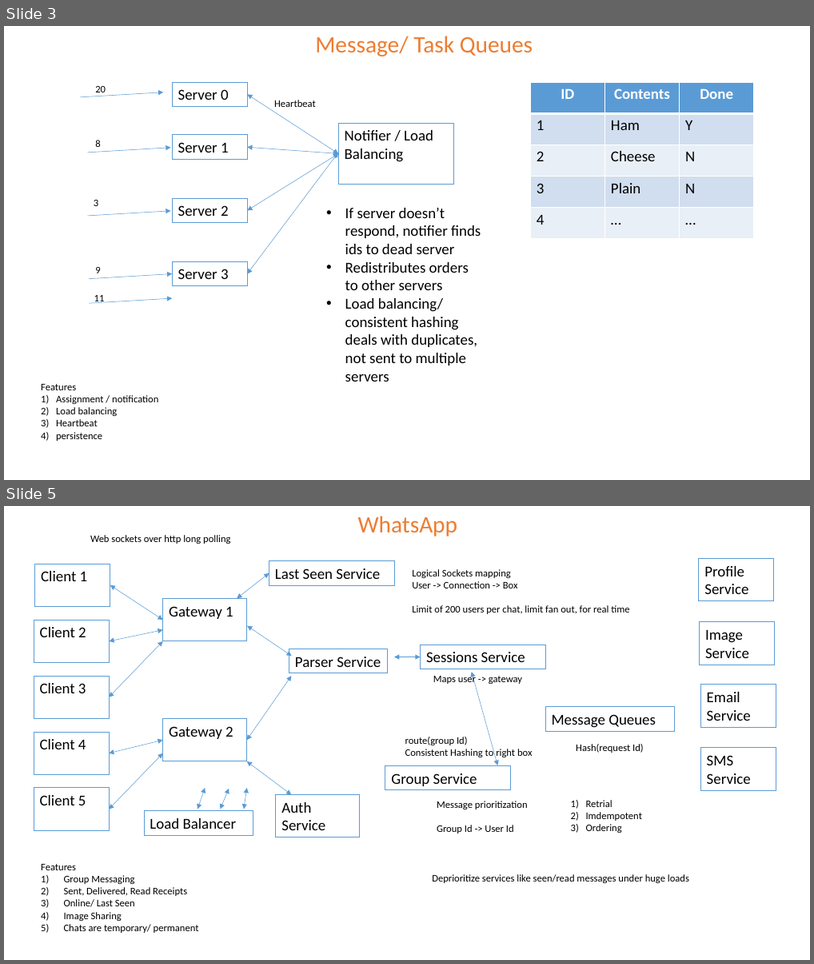
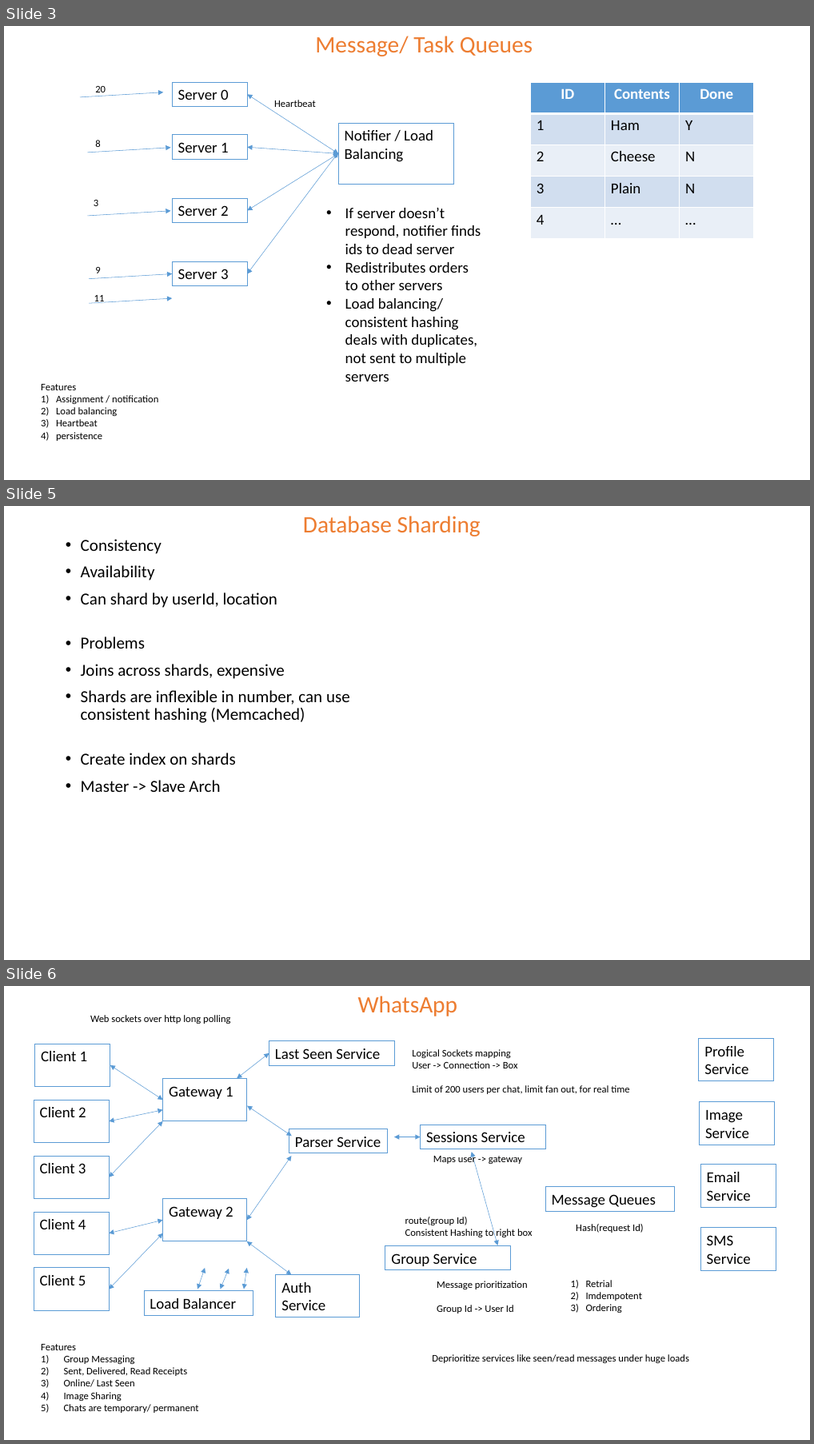
Before and after one commit to the-potato-man/Leetcode, a slide deck: design/System Design Notes.pptx. Shown one above the other, each under a label of ours: slides 3 and 5 before the commit, slides 3, 5 and 6 after it; the slides between them are not shown. The pictures are 814x964 and 814x1444 pixels, drawn with LibreOffice and Linux fonts; fonts in the diff are those of the drawing. Boxes give left, top, right and bottom in pixels: in the first picture for what was removed or moved away, otherwise in the second. Text is boxed around its words. In the diff, an @@ line names an element or a change of style, - is before the commit and + after.

```diff
--- a/design/System Design Notes.pptx
+++ b/design/System Design Notes.pptx
@@ slide 5 added at bbox=[4, 506, 810, 960], background #FFFFFF @@
@@ text added at bbox=[303, 516, 481, 536], 28 pt, text #ED7D31 @@
+Database Sharding
@@ text added at bbox=[81, 539, 350, 792], 20 pt, text #000000 @@
+• Consistency
+• Availability
+• Can shard by userId, location
+• Problems
+• Joins across shards, expensive
+• Shards are inflexible in number, can use consistent hashing (Memcached)
+• Create index on shards
+• Master -> Slave Arch
@@ what was slide 5 is now slide 6 @@
```
Also in this commit, not shown: 1 other slide added, 1 slide removed.
